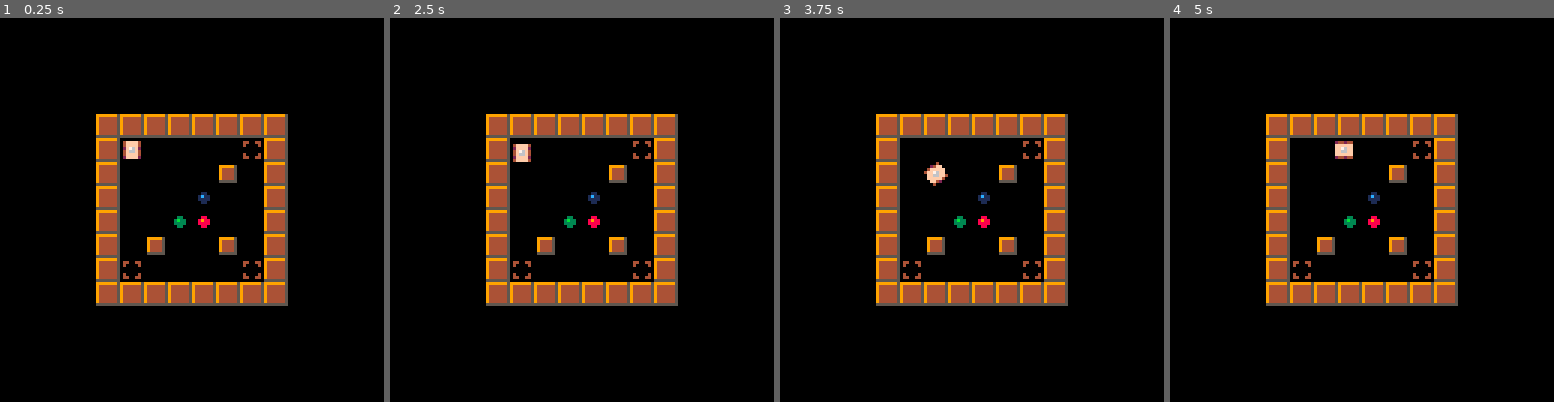
Above: before the commit, frames 1-4 (left to right).
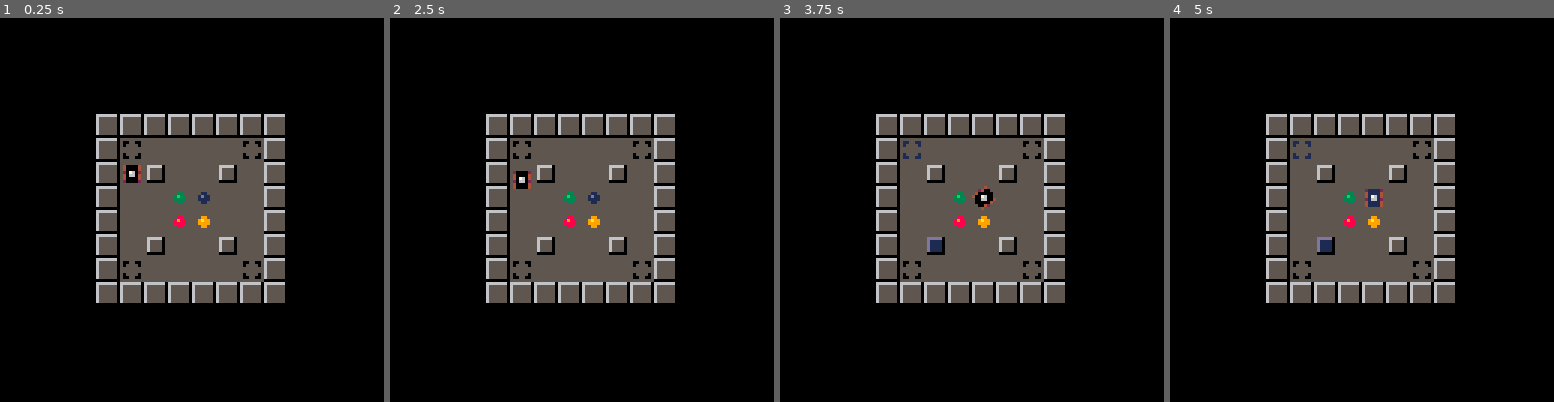
Above: after the commit, the same moments.

Repository: erwinbonsma/SokoBubbleP8
Game: PICO-8 cartridge sokububble.p8
Two runs of this game, one before a commit and one after it. Both use one fixed random seed, a clock stepped at 60 frames per second and the inputs below.
Inputs:
- Up to frame 1 (0.25 s): no input
- Up to frame 2 (2.5 s): tap X (X key) at 1.07, 2.07, 2.4 s; hold Left 1.97-2.37 s; hold Down from 2.42 s (still down)
- Up to frame 3 (3.75 s): tap X (X key) every 0.33 s from 2.73 to 3.73 s; release Down at 2.82 s; hold Right 2.87-3.53 s; hold Up from 3.58 s (still down)
- Up to frame 4 (5 s): tap X (X key) at 4.07, 4.4, 4.73 s; release Up at 4.08 s; hold Right 4.13-4.53 s; hold Down from 4.58 s (still down)

The runs differ from the first frame. In frame 1, 25% of the frame differs, in the area x 25-75%, y 25-75%; in frame 2, 25%; in frame 3, 25%; in frame 4, 25%.

Commit message:
Add fourth color

Diff:
--- a/sokububble.p8
+++ b/sokububble.p8
@@ -8,7 +8,7 @@
 },{
  name="intro 2",
  mapdef={7,0,8,8},
- ini_view=3
+ ini_view=1
 }}
 
 --sprite flags
@@ -18,7 +18,7 @@
 flag_tgt=3
 flag_bub=4
 
-colors={8,3,1}
+colors={9,8,3,1}
 
 function delta_rot(r1,r2)
  local d=r2-r1
@@ -31,26 +31,26 @@
 end
 
 function box_color(si)
- return si\16
+ return si\16-3
 end
 
 function tgt_color(si)
+ if si==77 then
+  return -1
+ end
  local col=si%16
- if col==9 then
-  return si\16
- end
- if col==11 then
-  return -1
- end
- return col-12
+ if col==5 then
+  return si\16-3
+ end
+ return col-8
 end
 
 function bub_color(si)
  local col=si%16
- if col<=8 then
-  return col-5
+ if col<=4 then
+  return col
  else
-  return si\16
+  return si\16-3
  end
 end
 
@@ -534,13 +534,14 @@
     if c==state.view then
      dsi=si
     elseif fget(si,flag_bub) then
-     dsi=(si\16)*16+12
+     c=bub_color(si)
+     dsi=c*16+45
     else
-     dsi=9
+     dsi=93
     end
    elseif fget(si,flag_bub) then
     local c=bub_color(si)
-    dsi=c*16+10
+    dsi=c*16+54
    end
    if dsi!=0 then
     spr(
@@ -555,9 +556,9 @@
 
 function level:_draw_boxes(state)
  for box in all(state.boxes) do
-  local si=5
+  local si=109
   if box.c==state.view then
-   si+=box.c*16
+   si=48+box.c*16
   end
   spr(
    si,
@@ -568,6 +569,14 @@
 end
 
 function level:draw(state)
+ pal(15,0)
+ rectfill(
+  self.sx0,
+  self.sy0,
+  self.sx0+8*self.ncols-1,
+  self.sy0+8*self.nrows-1,
+  5
+ )
 	self:_draw_fixed(state)
 	self:_draw_boxes(state)
 end
@@ -616,7 +625,7 @@
  end
 end
 
-function _update()
+function _update60()
  if state.anim then
   if coinvoke(state.anim) then
    state.anim=nil
@@ -661,19 +670,51 @@
 
 
 
+…(32 lines of a section not shown)…
 __gff__
-0000000000040000000810000000020201010100000414141408101818181818010101000004141414081018181818180000000000041414140810181818181800000000000000000000000000000000000000000000000000000000000000000000000000000000000000000000000000000000000000000000000000000000
+0000000000000000000000000000000001010100000000000000000000000000010101000000000000000000000000000202000000000000000000000000000004141414140810181818181818080000041414141408101818181818180800000414141414081018181818181802000004141414140810181818181818000000
 0000000000000000000000000000000000000000000000000000000000000000000000000000000000000000000000000000000000000000000000000000000000000000000000000000000000000000000000000000000000000000000000000000000000000000000000000000000000000000000000000000000000000000
 __map__
-0e0e0e0e0e0e0e0e0e0e0e0e0e0e0e0000000000000000000000000000000000000000000000000000000000000000000000000000000000000000000000000000000000000000000000000000000000000000000000000000000000000000000000000000000000000000000000000000000000000000000000000000000000
-0e1000000000290e1000000000000e0000000000000000000000000000000000000000000000000000000000000000000000000000000000000000000000000000000000000000000000000000000000000000000000000000000000000000000000000000000000000000000000000000000000000000000000000000000000
-0e0000000015000e0000000000000e0000000000000000000000000000000000000000000000000000000000000000000000000000000000000000000000000000000000000000000000000000000000000000000000000000000000000000000000000000000000000000000000000000000000000000000000000000000000
-0e0000003a00000e00001500250f0e0000000000000000000000000000000000000000000000000000000000000000000000000000000000000000000000000000000000000000000000000000000000000000000000000000000000000000000000000000000000000000000000000000000000000000000000000000000000
-0e00002a1a00000e0000250000000e0000000000000000000000000000000000000000000000000000000000000000000000000000000000000000000000000000000000000000000000000000000000000000000000000000000000000000000000000000000000000000000000000000000000000000000000000000000000
-0e0035000025000e0000170029190e0000000000000000000000000000000000000000000000000000000000000000000000000000000000000000000000000000000000000000000000000000000000000000000000000000000000000000000000000000000000000000000000000000000000000000000000000000000000
-0e1900000000390e1a000f0019290e0000000000000000000000000000000000000000000000000000000000000000000000000000000000000000000000000000000000000000000000000000000000000000000000000000000000000000000000000000000000000000000000000000000000000000000000000000000000
-0e0e0e0e0e0e0e0e0e0e0e0e0e0e0e0000000000000000000000000000000000000000000000000000000000000000000000000000000000000000000000000000000000000000000000000000000000000000000000000000000000000000000000000000000000000000000000000000000000000000000000000000000000
-…(4 lines of a section not shown)…
+3030303030303030303030303030300000000000000000000000000000000000000000000000000000000000000000000000000000000000000000000000000000000000000000000000000000000000000000000000000000000000000000000000000000000000000000000000000000000000000000000000000000000000
+3075000000004530100000000000300000000000000000000000000000000000000000000000000000000000000000000000000000000000000000000000000000000000000000000000000000000000000000000000000000000000000000000000000000000000000000000000000000000000000000000000000000000000
+3010400000500030000000000000300000000000000000000000000000000000000000000000000000000000000000000000000000000000000000000000000000000000000000000000000000000000000000000000000000000000000000000000000000000000000000000000000000000000000000000000000000000000
+3000006676000030000050006031300000000000000000000000000000000000000000000000000000000000000000000000000000000000000000000000000000000000000000000000000000000000000000000000000000000000000000000000000000000000000000000000000000000000000000000000000000000000
+3000005646000030000060000000300000000000000000000000000000000000000000000000000000000000000000000000000000000000000000000000000000000000000000000000000000000000000000000000000000000000000000000000000000000000000000000000000000000000000000000000000000000000
+3000700000600030000053006555300000000000000000000000000000000000000000000000000000000000000000000000000000000000000000000000000000000000000000000000000000000000000000000000000000000000000000000000000000000000000000000000000000000000000000000000000000000000
+3065000000005530560031005565300000000000000000000000000000000000000000000000000000000000000000000000000000000000000000000000000000000000000000000000000000000000000000000000000000000000000000000000000000000000000000000000000000000000000000000000000000000000
+3030303030303030303030303030300000000000000000000000000000000000000000000000000000000000000000000000000000000000000000000000000000000000000000000000000000000000000000000000000000000000000000000000000000000000000000000000000000000000000000000000000000000000
+…(4 lines of a section not shown)…
Not shown, changed: 59 lines of the sprite sheet (__gfx__) section of sokububble.p8
